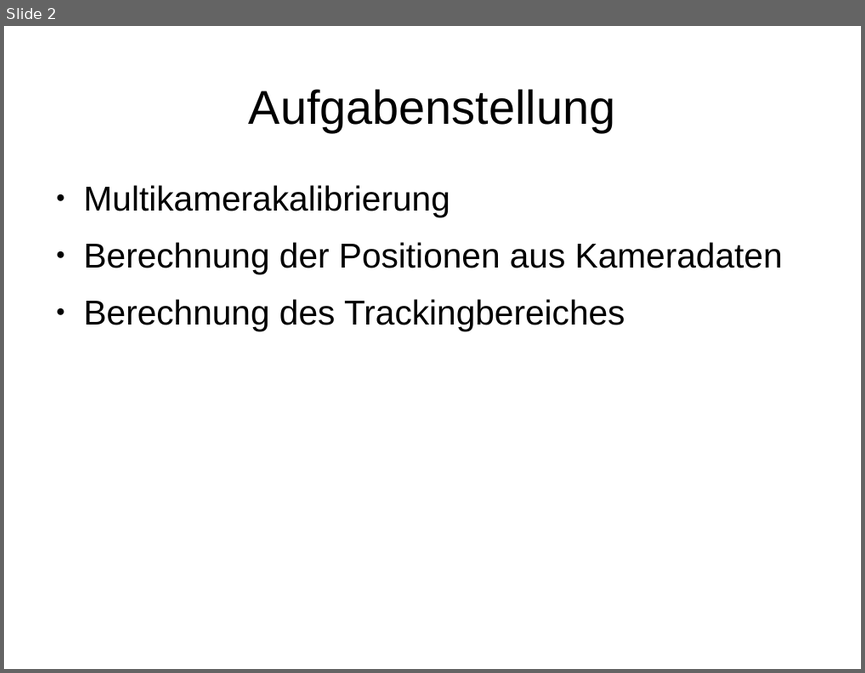
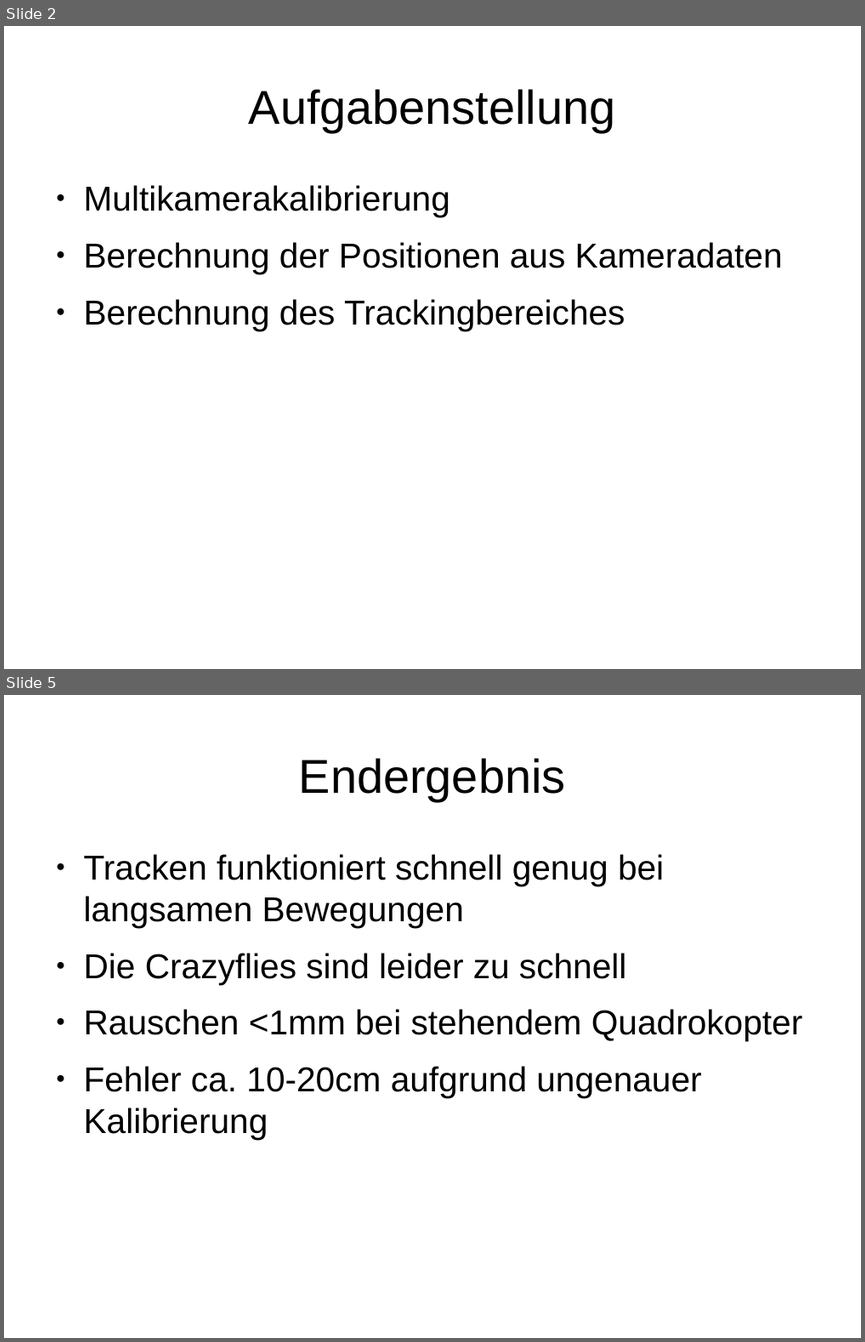
Before and after one commit to KITrokopter/Presentation, a slide deck: Folien Positionmodul PSE.odp. Shown one above the other, each under a label of ours: slide 2 before the commit, slides 2 and 5 after it; the slides between them are not shown. The pictures are 865x673 and 865x1342 pixels, drawn with LibreOffice and Linux fonts; fonts in the diff are those of the drawing. Boxes give left, top, right and bottom in pixels: in the first picture for what was removed or moved away, otherwise in the second. Text is boxed around its words. In the diff, an @@ line names an element or a change of style, - is before the commit and + after.

```diff
--- a/Folien Positionmodul PSE.odp
+++ b/Folien Positionmodul PSE.odp
@@ slide 5 added at <box>4,695,861,1338</box>, background #FFFFFF @@
@@ title added at <box>299,758,566,801</box>, 44 pt, text #000000 @@
+Endergebnis
@@ text added at <box>84,854,802,1140</box>, 32 pt, text #000000 @@
+● Tracken funktioniert schnell genug bei langsamen Bewegungen
+● Die Crazyflies sind leider zu schnell
+● Rauschen <1mm bei stehendem Quadrokopter
+● Fehler ca. 10-20cm aufgrund ungenauer Kalibrierung
```
Also in this commit, not shown: 1 slide changed, 1 other slide added, 1 slide removed.
